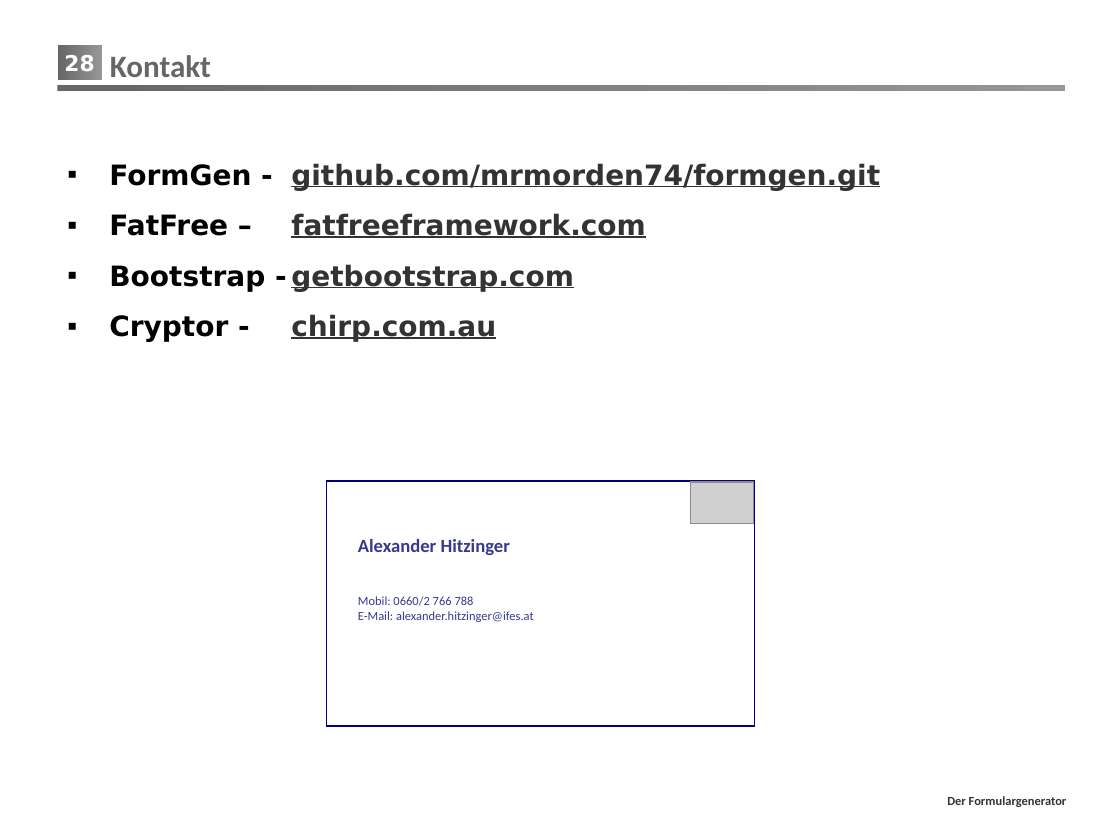
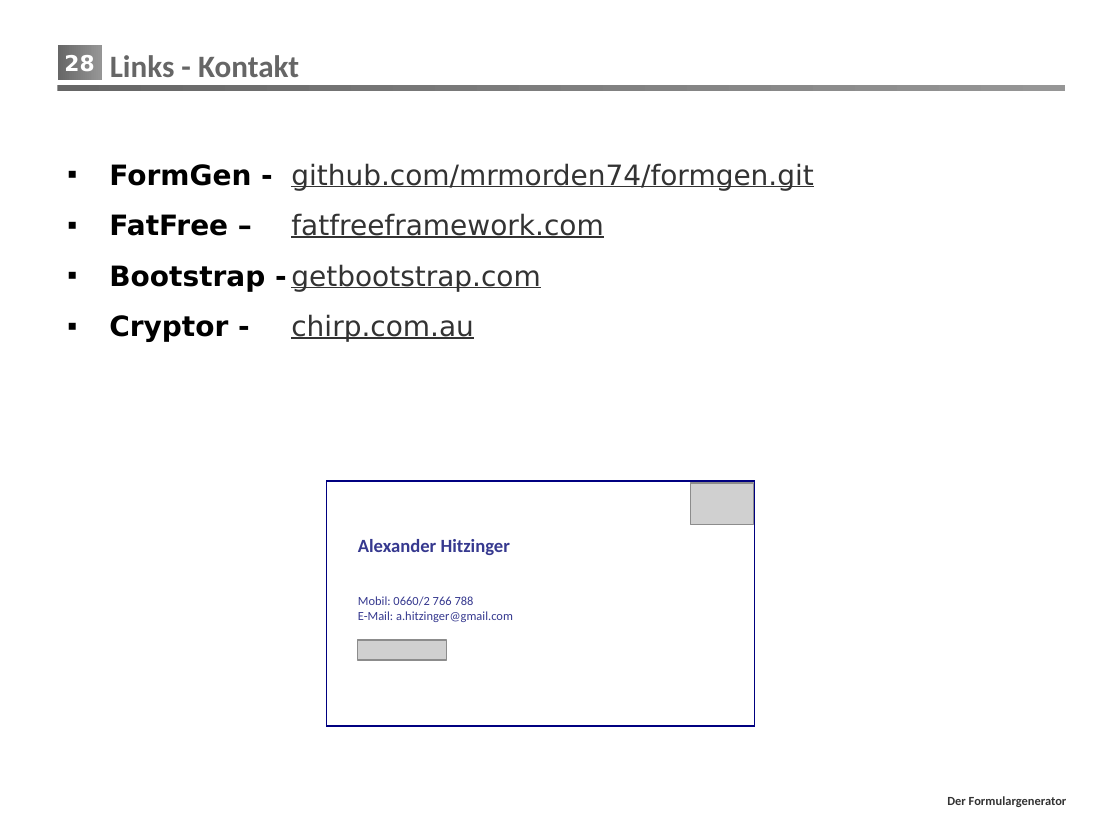
Before and after one commit to mrmorden74/formgen, a slide deck: slide 28 of Präsentation/FormGen.pptx. Drawn at 1120x840 pixels with LibreOffice and Linux fonts; fonts in the diff are those of the drawing; grey boxes stand for pictures; background and template pictures are left out. Boxes give left, top, right and bottom in pixels: in the first picture for what was removed or moved away, otherwise in the second. Text is boxed around its words. In the diff, an @@ line names an element or a change of style, - is before the commit and + after.

```diff
--- a/Präsentation/FormGen.pptx
+++ b/Präsentation/FormGen.pptx
@@ text at box(110, 55, 299, 77): text changed @@
-Kontakt
+Links - Kontakt
@@ text "FormGen - github.com/mrmorden74/formgen.git" at box(109, 163, 813, 342): bold off in "github.com/mrmorden74/formgen.git", "fatfreeframework.com", "getbootstrap.com", "chirp.com.au" @@
@@ text at box(358, 611, 513, 622): text changed @@
-E-Mail: alexander.hitzinger@ifes.at
+E-Mail: a.hitzinger@gmail.com
@@ picture added at box(358, 640, 447, 660) @@
```
Also in this commit, not shown: 9 other slides changed, 3 slides removed, 1 other file.
